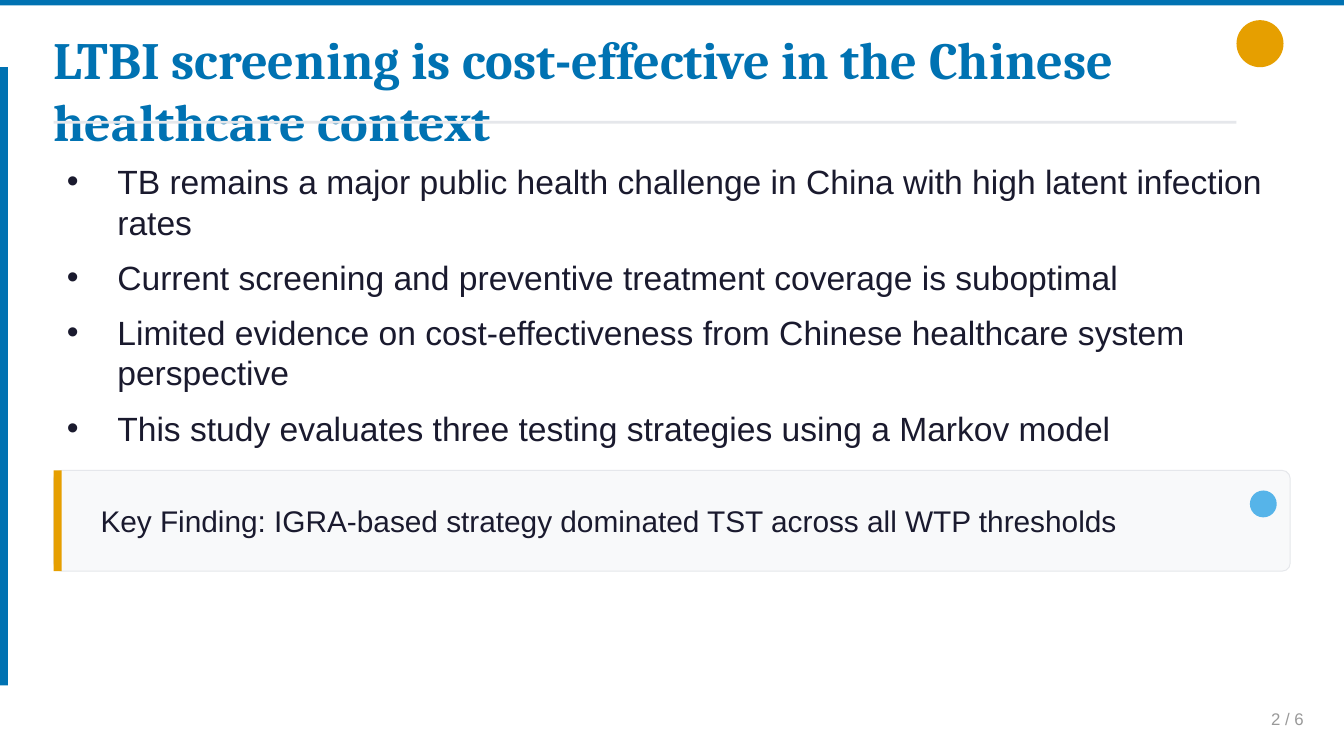
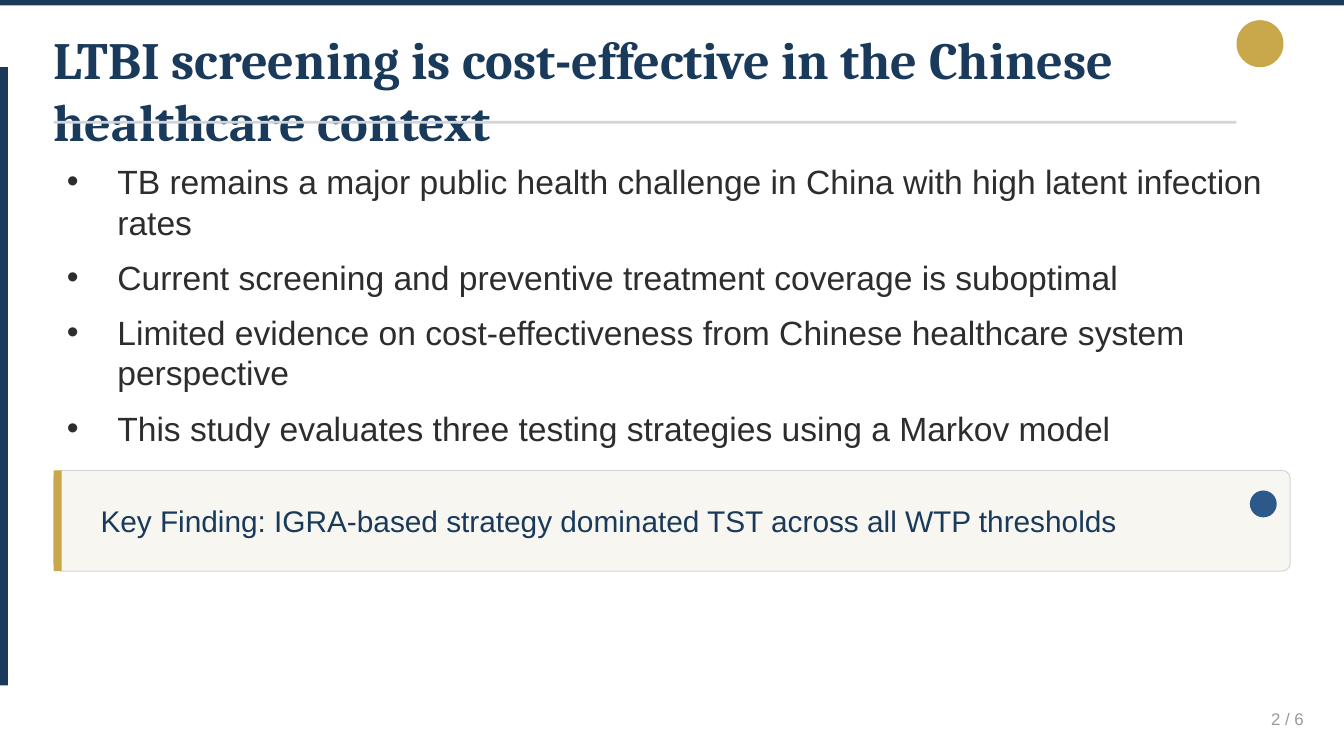
Before and after one commit to ablikimeli/paper2ppt-skill, a slide deck: slide 2 of templates/samples/template_navy.pptx. Drawn at 1344x756 pixels with LibreOffice and Linux fonts; fonts in the diff are those of the drawing. Boxes give left, top, right and bottom in pixels: in the first picture for what was removed or moved away, otherwise in the second. Text is boxed around its words. In the diff, an @@ line names an element or a change of style, - is before the commit and + after.

```diff
--- a/templates/samples/template_navy.pptx
+++ b/templates/samples/template_navy.pptx
@@ rectangle at (0,0,1344,5): fill #0072B2 to #1A3A5C @@
@@ text "LTBI screening is cost-effective in ..." at (54,42,1113,142): text colour #0072B2 to #1A3A5C @@
@@ ellipse at (1236,20,1284,67): fill #E69F00 to #C9A84C @@
@@ rectangle at (0,67,8,685): fill #0072B2 to #1A3A5C @@
@@ rectangle at (54,121,1236,124): fill #E5E7EB to #D1D5DB @@
@@ text "TB remains a major public ..." at (117,169,1262,447): text colour #1A1A2E to #2D2D2D @@
@@ rectangle at (54,470,62,571): fill #E69F00 to #C9A84C @@
@@ rounded rectangle at (54,470,1290,571): fill #F8F9FA to #F8F6F0; outline #E5E7EB 0.5 pt to #D1D5DB 0.5 pt @@
@@ text "Key Finding: IGRA-based strategy dominated ..." at (101,510,1116,538): text colour #1A1A2E to #1A3A5C @@
@@ ellipse at (1250,491,1277,517): fill #56B4E9 to #2B5A8A @@
```
Also in this commit, not shown: 2 other slides changed, 11 other files.
